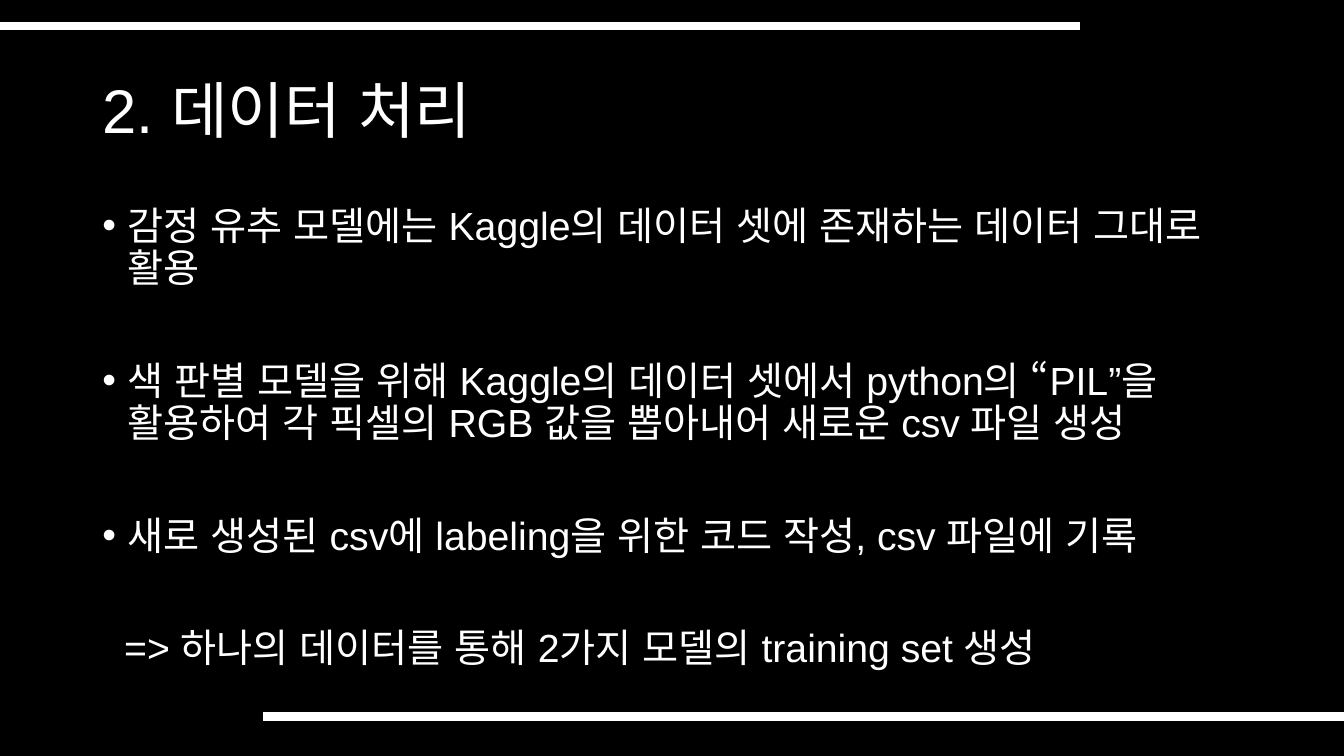
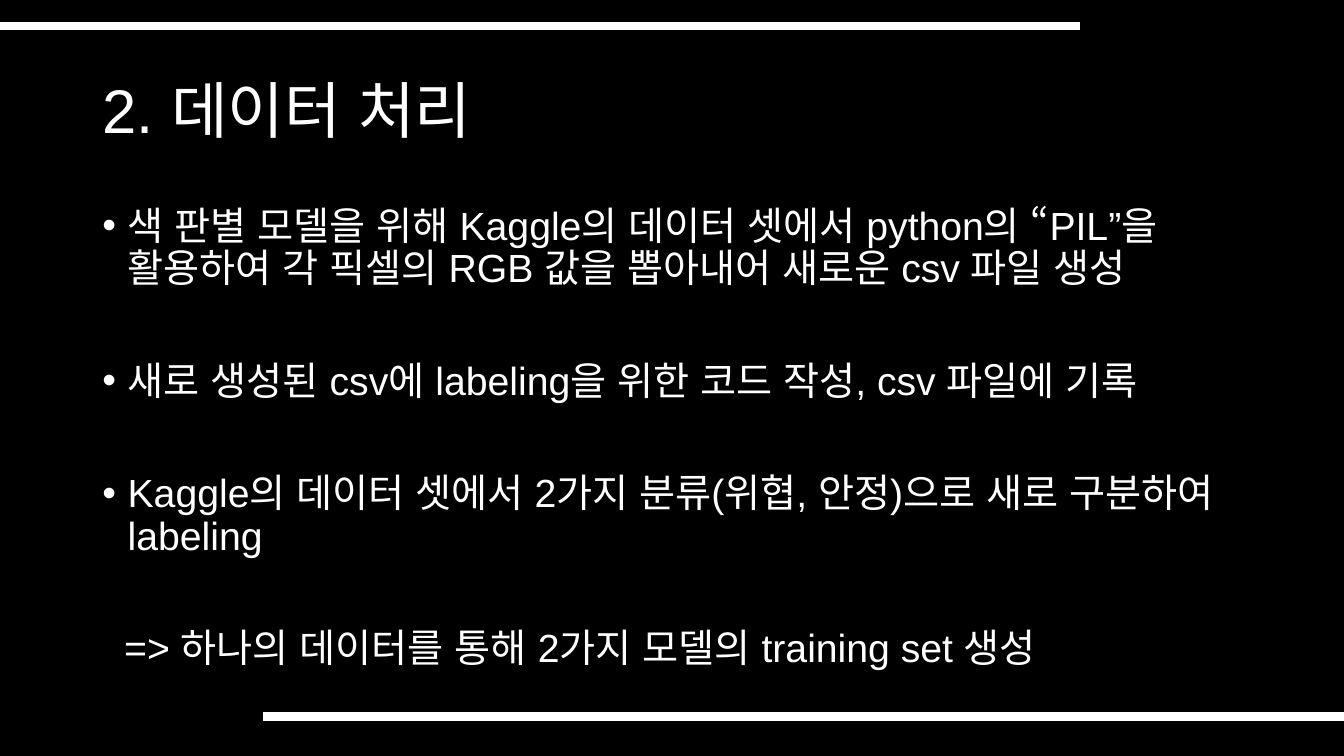
Before and after one commit to SeungHwanK/Team-K_5, a slide deck: slide 8 of 2. 김종욱 교수님 미팅 준비 자료/Subjects.pptx. Drawn at 1344x756 pixels with LibreOffice and Linux fonts; fonts in the diff are those of the drawing. Boxes give left, top, right and bottom in pixels: in the first picture for what was removed or moved away, otherwise in the second. Text is boxed around its words. In the diff, an @@ line names an element or a change of style, - is before the commit and + after.

```diff
--- a/2. 김종욱 교수님 미팅 준비 자료/Subjects.pptx
+++ b/2. 김종욱 교수님 미팅 준비 자료/Subjects.pptx
@@ text at bbox=[128, 207, 1201, 285]: paragraph removed @@
-• 감정 유추 모델에는 Kaggle의 데이터 셋에 존재하는 데이터 그대로 활용
@@ text at bbox=[128, 474, 1213, 558]: paragraph added @@
+• Kaggle의 데이터 셋에서 2가지 분류(위협, 안정)으로 새로 구분하여 labeling
```
Also in this commit, not shown: 8 other slides changed, 3 slides added, 1 slide removed.
